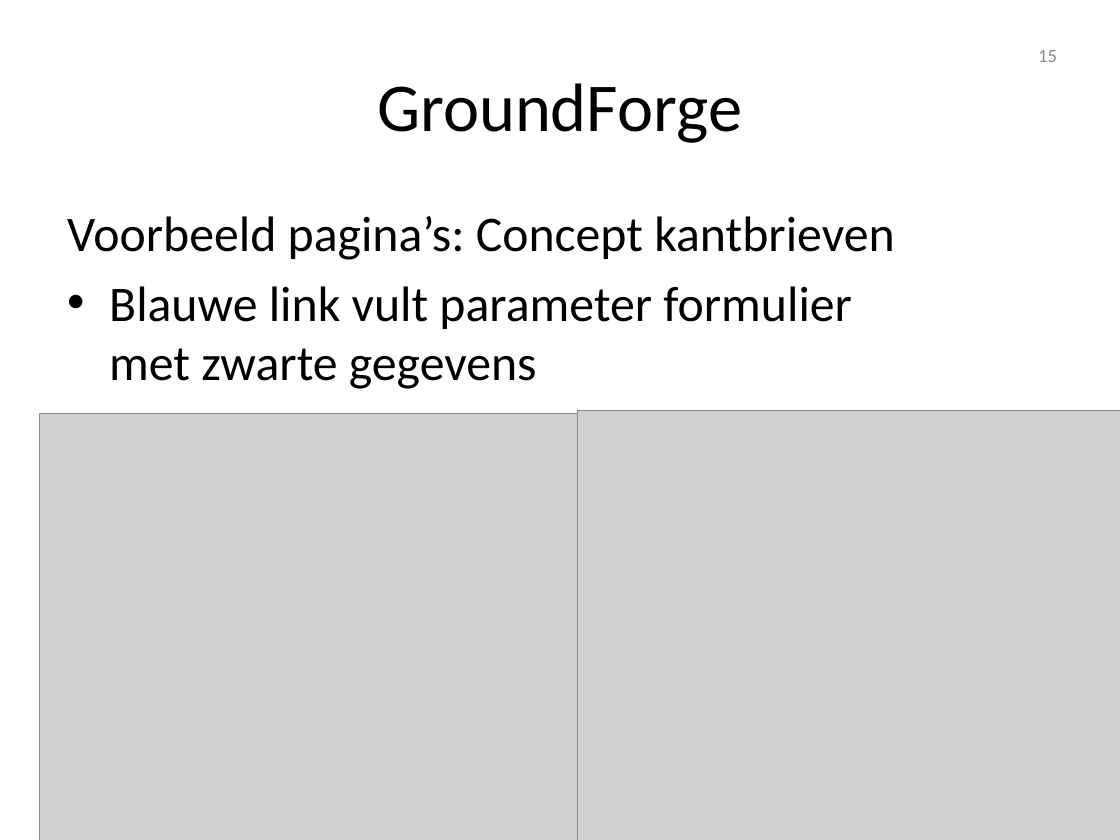
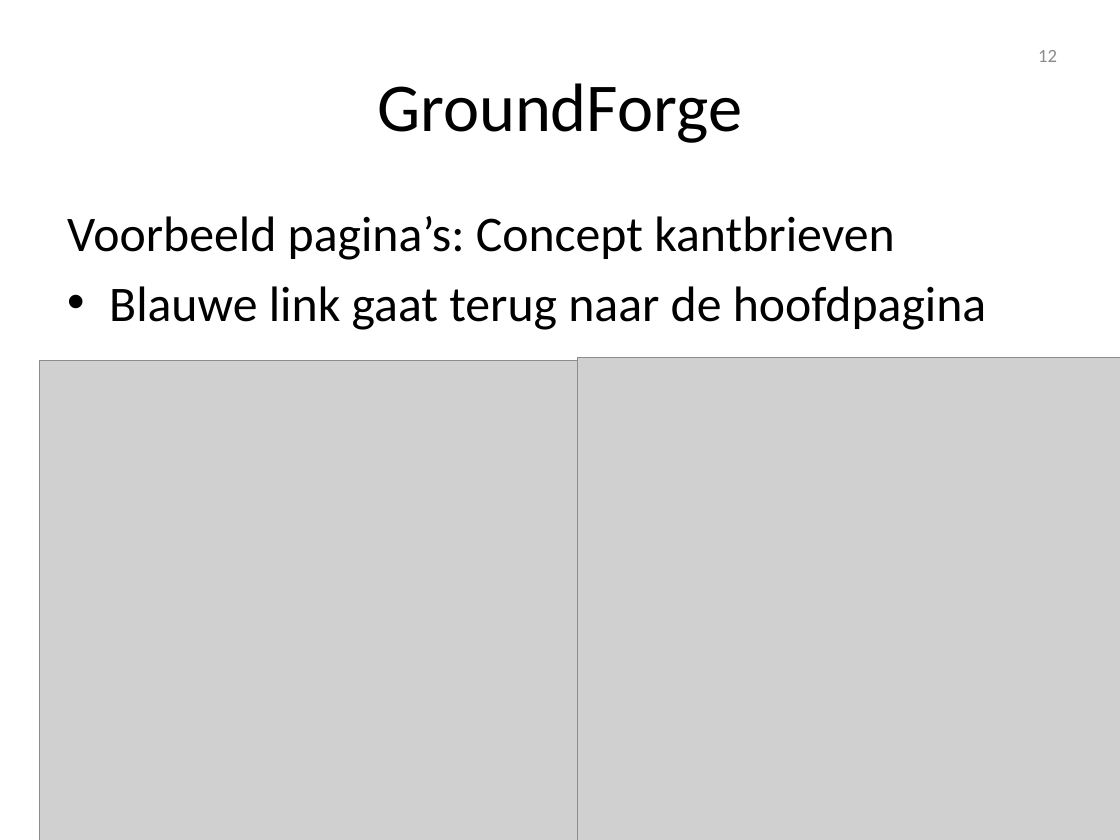
Before and after one commit to d-bl/GroundForge-help, a slide deck: slide 12 of docs/help/NL.pptx (slide 15 before the commit). Drawn at 1120x840 pixels with LibreOffice and Linux fonts; fonts in the diff are those of the drawing; grey boxes stand for pictures; background and template pictures are left out. Boxes give left, top, right and bottom in pixels: in the first picture for what was removed or moved away, otherwise in the second. Text is boxed around its words. In the diff, an @@ line names an element or a change of style, - is before the commit and + after.

```diff
--- a/docs/help/NL.pptx
+++ b/docs/help/NL.pptx
@@ page number at <box>1038,50,1057,62</box>: text changed @@
-15
+12
@@ text at <box>109,286,986,330</box>: text changed @@
-• Blauwe link vult parameter formulier
-  met zwarte gegevens
+• Blauwe link gaat terug naar de hoofdpagina
@@ picture: place and size @@
-picture at <box>578,410,1120,840</box>
+picture at <box>578,357,1120,840</box>
@@ picture: place and size @@
-picture at <box>39,413,781,840</box>
+picture at <box>39,361,781,840</box>
```
Also in this commit, not shown: 9 other slides changed, 4 slides added, 8 slides removed, 1 other file.
